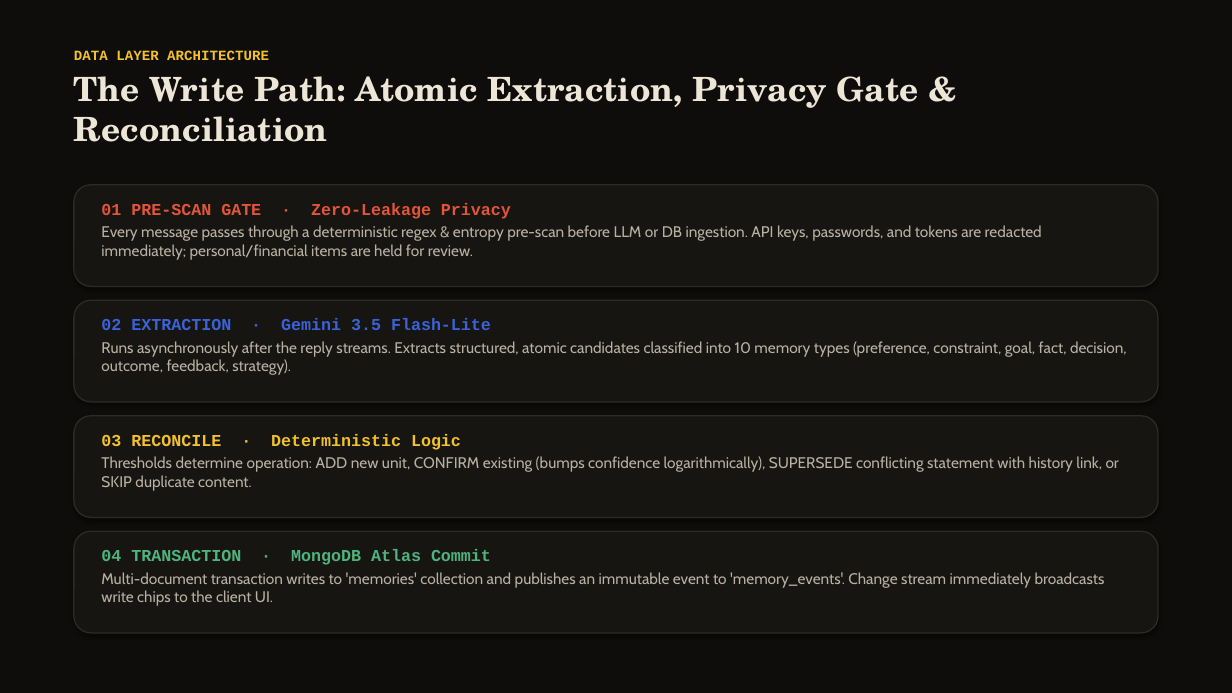
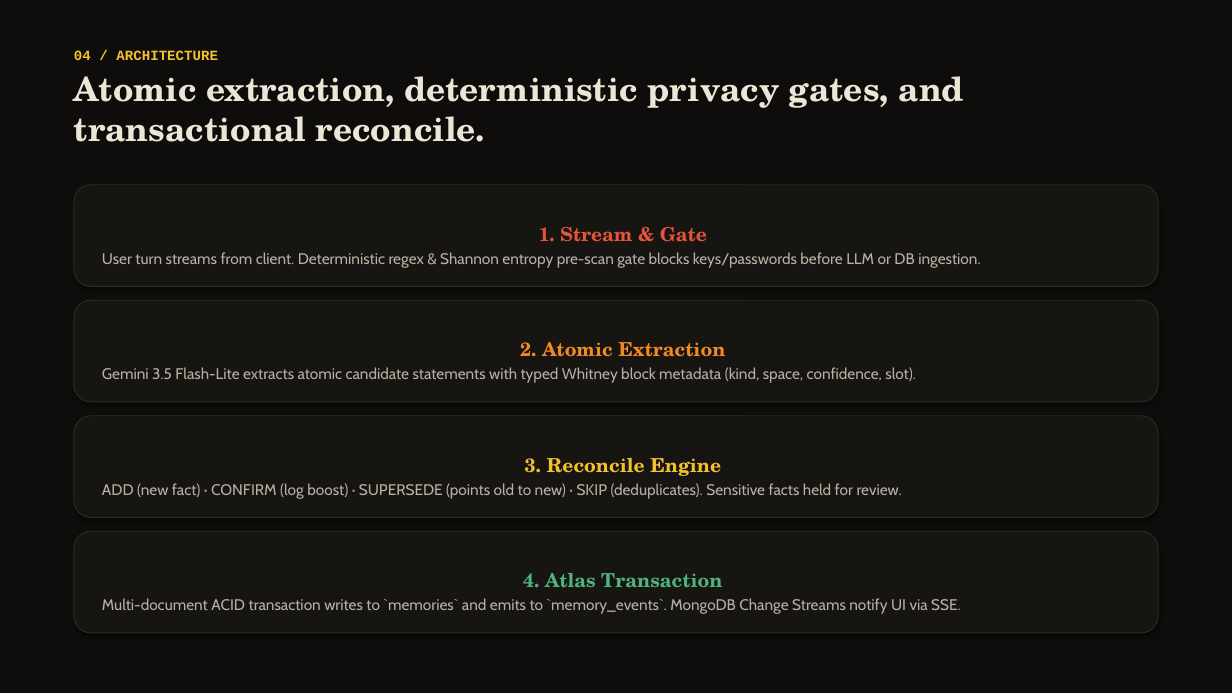
Before and after one commit to vaibhavcodesx/radahn, a slide deck: slide 5 of docs/deck/radahn.pptx. Drawn at 1232x693 pixels with LibreOffice and Linux fonts; fonts in the diff are those of the drawing. Boxes give left, top, right and bottom in pixels: in the first picture for what was removed or moved away, otherwise in the second. Text is boxed around its words. In the diff, an @@ line names an element or a change of style, - is before the commit and + after.

Commit message:
feat(media): refresh screenshots, og.png, judge-path.gif, deck and demo-script for Kestrel persona with G7 review fixes

```diff
--- a/docs/deck/radahn.pptx
+++ b/docs/deck/radahn.pptx
@@ text at [74,50,965,142]: text changed @@
-DATA LAYER ARCHITECTURE
-The Write Path: Atomic Extraction, Privacy Gate & Reconciliation
+04 / ARCHITECTURE
+Atomic extraction, deterministic privacy gates, and transactional reconcile.
@@ text removed at [101,203,1042,260] @@
-01 PRE-SCAN GATE · Zero-Leakage Privacy
-Every message passes through a deterministic regex & entropy pre-scan before LLM or DB ingestion. API keys, passwords, and tokens are redacted immediately; personal/financial items are held for review.
@@ text in rounded rectangle at [102,227,980,268]: text added @@
+1. Stream & Gate
+User turn streams from client. Deterministic regex & Shannon entropy pre-scan gate blocks keys/passwords before LLM or DB ingestion.
@@ text removed at [101,318,1127,375] @@
-02 EXTRACTION · Gemini 3.5 Flash-Lite
-Runs asynchronously after the reply streams. Extracts structured, atomic candidates classified into 10 memory types (preference, constraint, goal, fact, decision, outcome, feedback, strategy).
@@ text in rounded rectangle at [102,342,916,383]: text added @@
+2. Atomic Extraction
+Gemini 3.5 Flash-Lite extracts atomic candidate statements with typed Whitney block metadata (kind, space, confidence, slot).
@@ text removed at [101,434,1119,491] @@
-03 RECONCILE · Deterministic Logic
-Thresholds determine operation: ADD new unit, CONFIRM existing (bumps confidence logarithmically), SUPERSEDE conflicting statement with history link, or SKIP duplicate content.
@@ text in rounded rectangle at [102,458,902,499]: text added @@
+3. Reconcile Engine
+ADD (new fact) · CONFIRM (log boost) · SUPERSEDE (points old to new) · SKIP (deduplicates). Sensitive facts held for review.
@@ outline #2E2B26 1 pt to #2E2B26 0.75 pt in 4 elements at [74,185,1158,287], [74,300,1158,402], [74,416,1158,518], [74,531,1158,633] @@
@@ text removed at [101,549,1105,606] @@
-04 TRANSACTION · MongoDB Atlas Commit
-Multi-document transaction writes to 'memories' collection and publishes an immutable event to 'memory_events'. Change stream immediately broadcasts write chips to the client UI.
@@ text in rounded rectangle at [102,573,961,614]: text added @@
+4. Atlas Transaction
+Multi-document ACID transaction writes to `memories` and emits to `memory_events`. MongoDB Change Streams notify UI via SSE.
```
Also in this commit, not shown: 9 other slides changed, 2 slides added, 2 slides removed, 13 other files.
